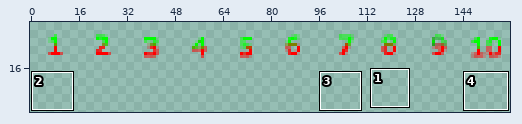
Edited in one commit: sprite sheet (Sprites/tileType16.png). The picture above shows the old version from afar; the outline marks the close-up.
Close-up. As it was:
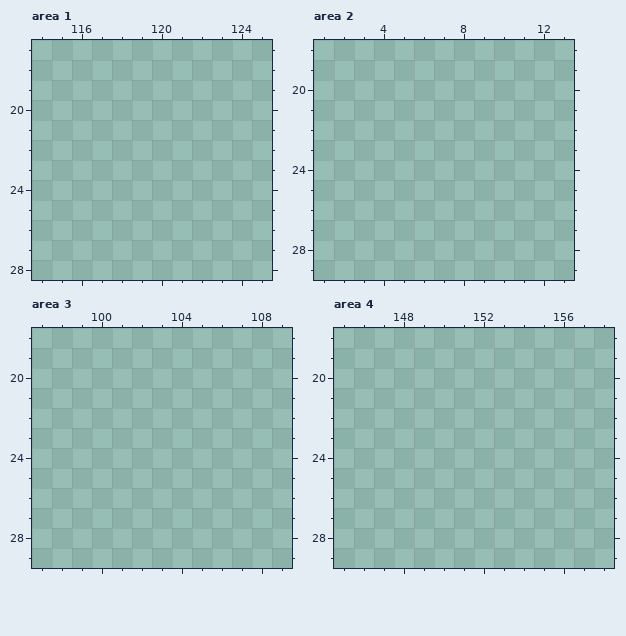
The file is 160x32 pixels. Pixels under 10% opacity are left out. Colours within 5 levels of each other are drawn and written as one. Shown: area 1: x 114..125, y 17..28; area 2: x 1..13, y 18..29; area 3: x 97..109, y 18..29; area 4: x 145..158, y 18..29. The wide view leaves out empty margins. The commit also changed other parts of the picture, which this record leaves out.
The same view after the edit:
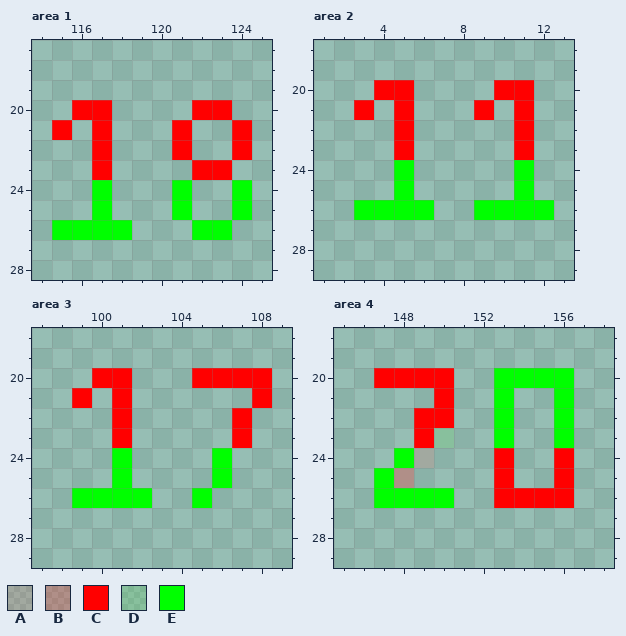
Palette (. is transparent): A #ff00001c  B #ff00003f  C #ff0000  D #2ad10020  E #00ff00
Diff:
--- area 1
@@ x 114..125 @@
 19 ............
-20 ............
-21 ............
-22 ............
-23 ............
-24 ............
-25 ............
-26 ............
+20 ..CC....CC..
+21 .C.C...C..C.
+22 ...C...C..C.
+23 ...C....CC..
+24 ...E...E..E.
+25 ...E...E..E.
+26 .EEEE...EE..
 27 ............
--- area 2
@@ x 1..13 @@
 19 .............
-20 .............
-21 .............
-22 .............
-23 .............
-24 .............
-25 .............
-26 .............
+20 ...CC....CC..
+21 ..C.C...C.C..
+22 ....C.....C..
+23 ....C.....C..
+24 ....E.....E..
+25 ....E.....E..
+26 ..EEEE..EEEE.
 27 .............
--- area 3
@@ x 97..109 @@
 19 .............
-20 .............
-21 .............
-22 .............
-23 .............
-24 .............
-25 .............
-26 .............
+20 ...CC...CCCC.
+21 ..C.C......C.
+22 ....C.....C..
+23 ....C.....C..
+24 ....E....E...
+25 ....E....E...
+26 ..EEEE..E....
 27 .............
--- area 4
@@ x 145..158 @@
 19 ..............
-20 ..............
-21 ..............
-22 ..............
-23 ..............
-24 ..............
-25 ..............
-26 ..............
+20 ..CCCC..EEEE..
+21 .....C..E..E..
+22 ....CC..E..E..
+23 ....CD..E..E..
+24 ...EA...C..C..
+25 ..EB....C..C..
+26 ..EEEE..CCCC..
 27 ..............
